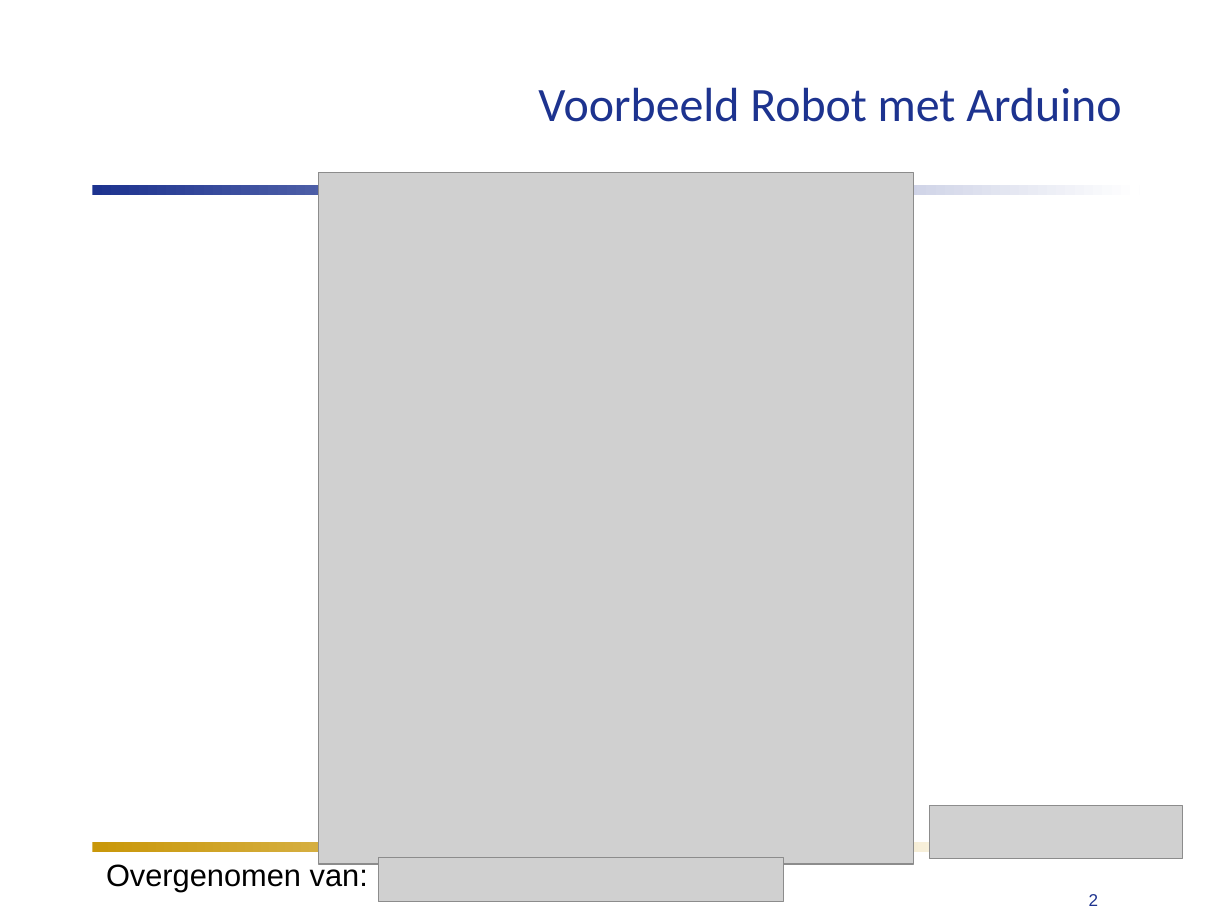
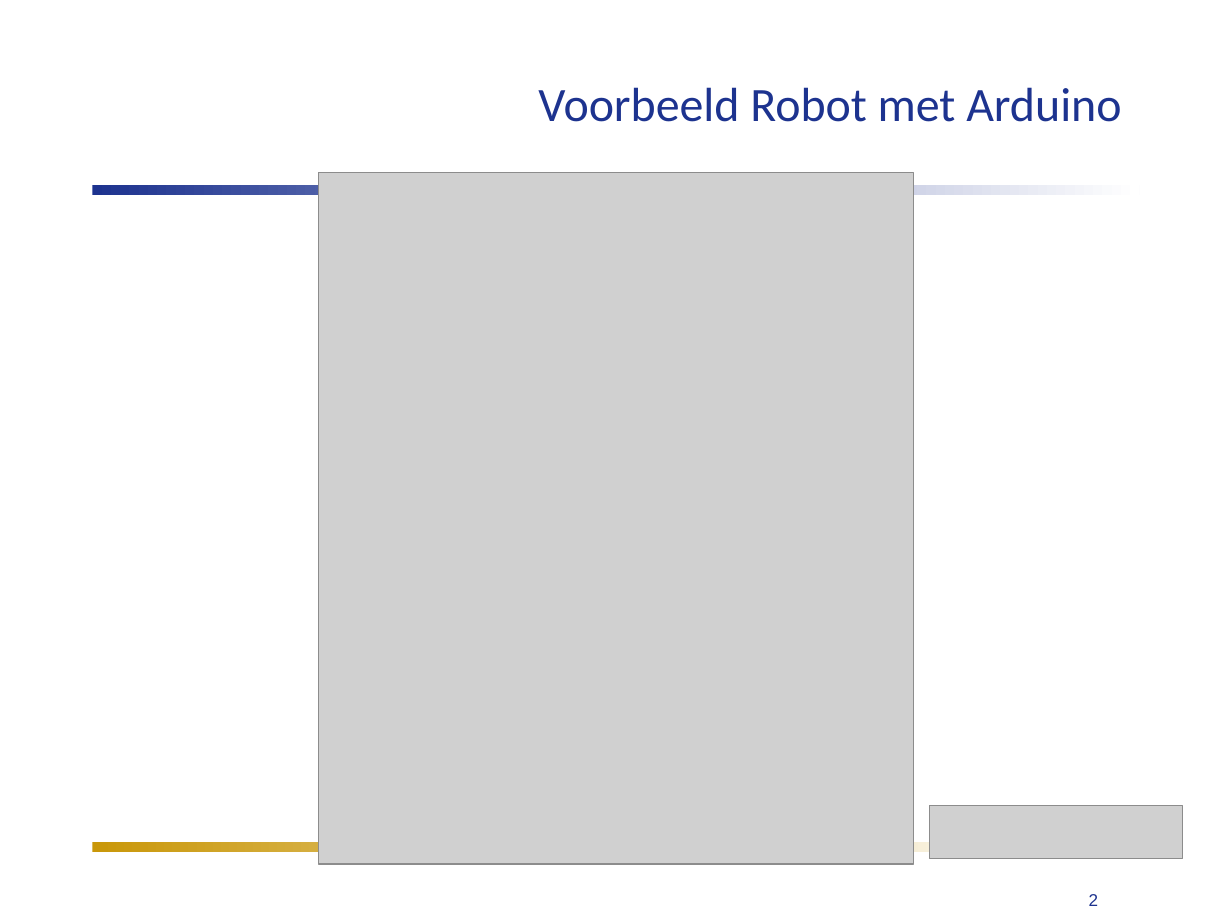
Before and after one commit to humiq/Greendevelopment, a slide deck: slide 2 of trunk/documents/Colleges/ISIROB College 4.ppt. Drawn at 1232x924 pixels with LibreOffice and Linux fonts; fonts in the diff are those of the drawing; grey boxes stand for pictures. Boxes give left, top, right and bottom in pixels: in the first picture for what was removed or moved away, otherwise in the second. Text is boxed around its words. In the diff, an @@ line names an element or a change of style, - is before the commit and + after.

```diff
--- a/trunk/documents/Colleges/ISIROB College 4.ppt
+++ b/trunk/documents/Colleges/ISIROB College 4.ppt
@@ text removed at [106,861,368,891] @@
-Overgenomen van:
@@ picture removed at [378,857,784,902] @@
```
Also in this commit, not shown: 9 other slides changed, 2 slides removed, 5 other files.
